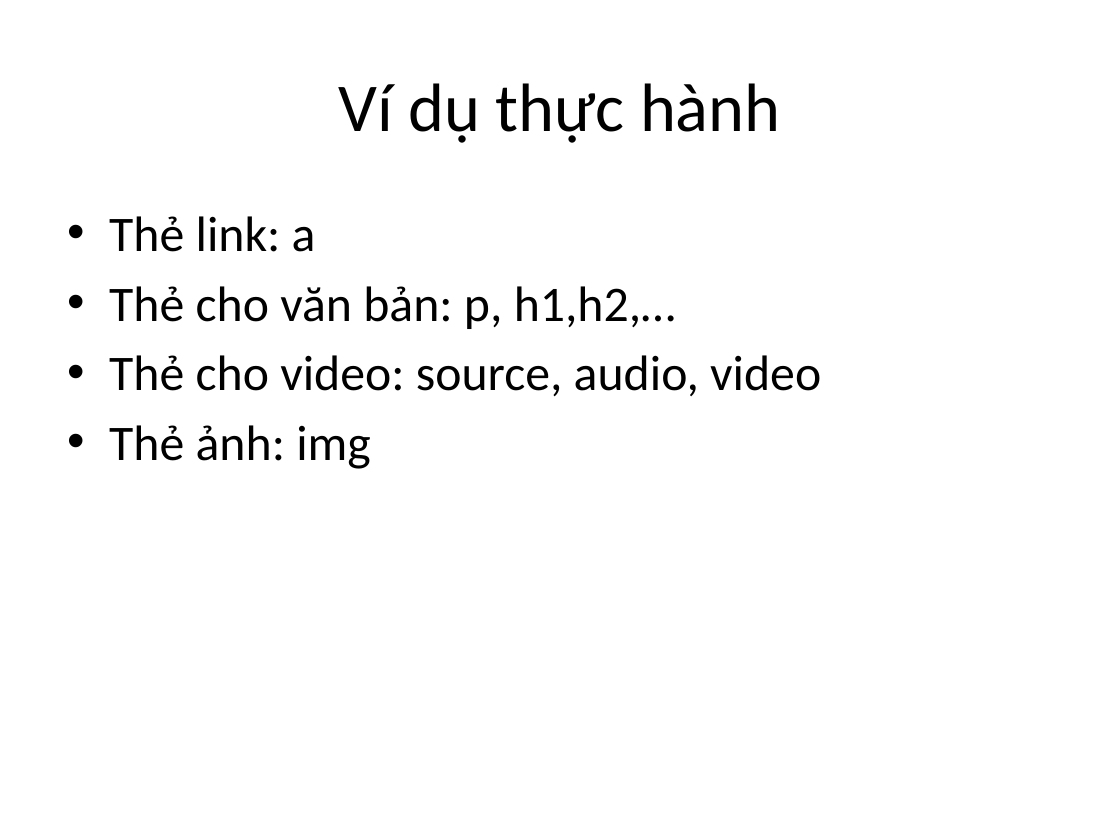
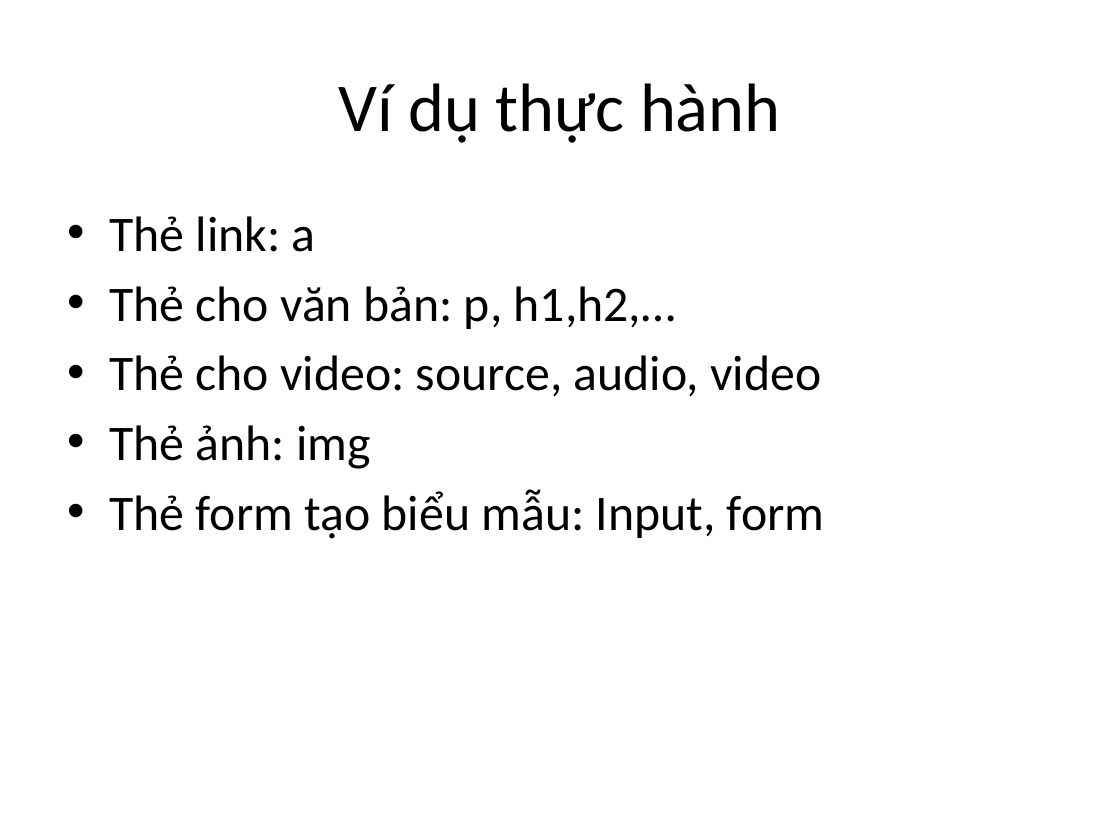
Before and after one commit to phithanh97cs/T3H, a slide deck: slide 6 of 1. Front-end/1. Kiến trúc web server - client(mục tiêu khóa học) và HTML CSS/2. Kiến thức cơ bản về HTML -CSS.pptx. Drawn at 1120x840 pixels with LibreOffice and Linux fonts; fonts in the diff are those of the drawing. Boxes give left, top, right and bottom in pixels: in the first picture for what was removed or moved away, otherwise in the second. Text is boxed around its words. In the diff, an @@ line names an element or a change of style, - is before the commit and + after.

Commit message:
add

```diff
--- a/1. Front-end/1. Kiến trúc web server - client(mục tiêu khóa học) và HTML CSS/2. Kiến thức cơ bản về HTML -CSS.pptx
+++ b/1. Front-end/1. Kiến trúc web server - client(mục tiêu khóa học) và HTML CSS/2. Kiến thức cơ bản về HTML -CSS.pptx
@@ text at [109, 489, 824, 539]: paragraph added @@
+• Thẻ form tạo biểu mẫu: Input, form
```
